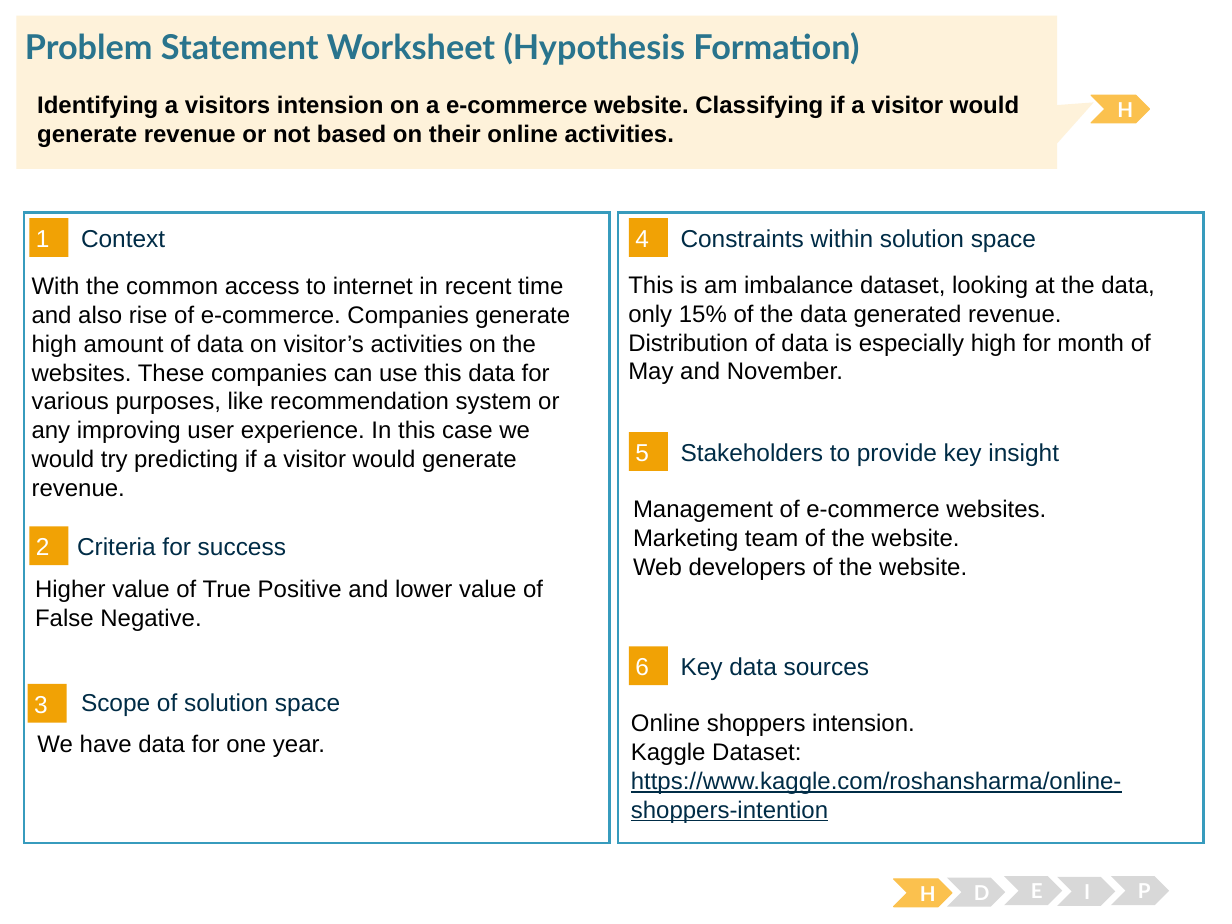
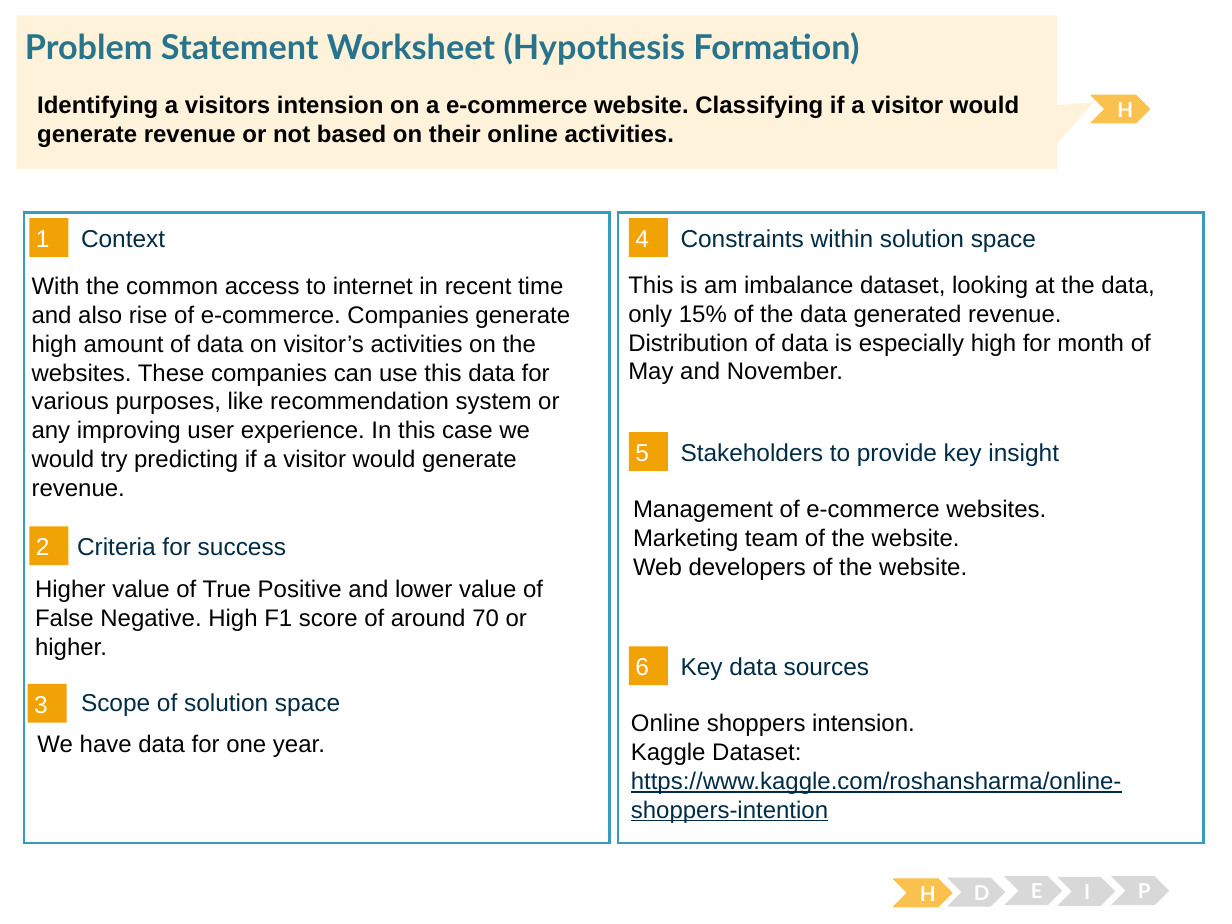
Before and after one commit to SanjaPanda/Online-Shopper-Intention-Capstone, a slide deck: slide 1 of report/Problem Identification - Capstone 1.pptx. Drawn at 1232x924 pixels with LibreOffice and Linux fonts; fonts in the diff are those of the drawing. Boxes give left, top, right and bottom in pixels: in the first picture for what was removed or moved away, otherwise in the second. Text is boxed around its words. In the diff, an @@ line names an element or a change of style, - is before the commit and + after.

```diff
--- a/report/Problem Identification - Capstone 1.pptx
+++ b/report/Problem Identification - Capstone 1.pptx
@@ text at [35,579,543,660]: text changed @@
-Higher value of True Positive and lower value of False Negative.
+Higher value of True Positive and lower value of False Negative. High F1 score of around 70 or higher.
```
Also in this commit, not shown: 5 other files.
